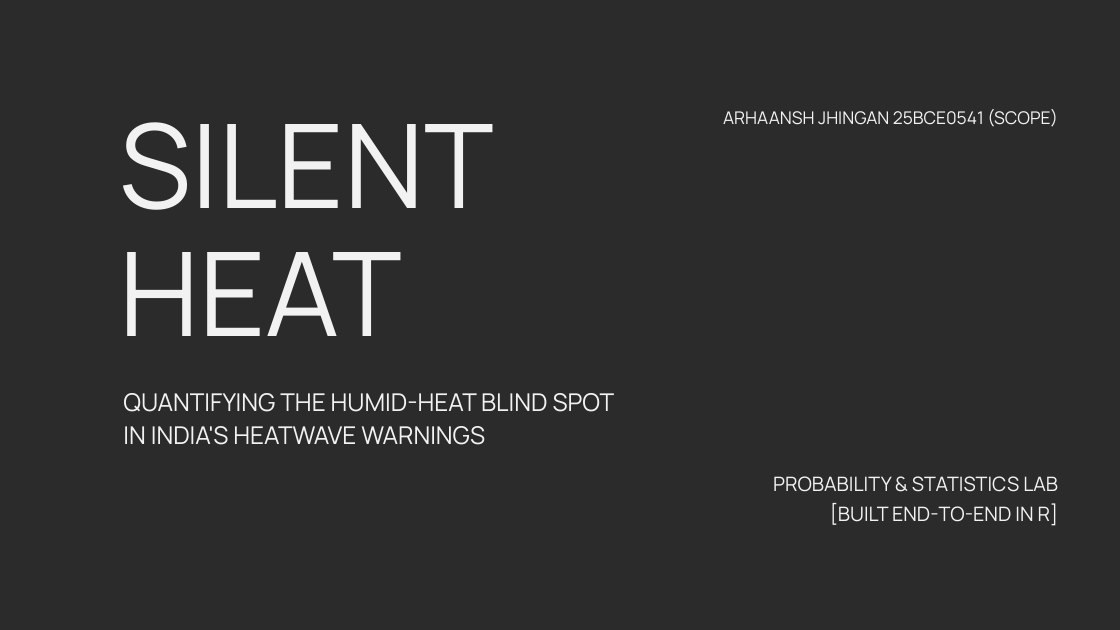
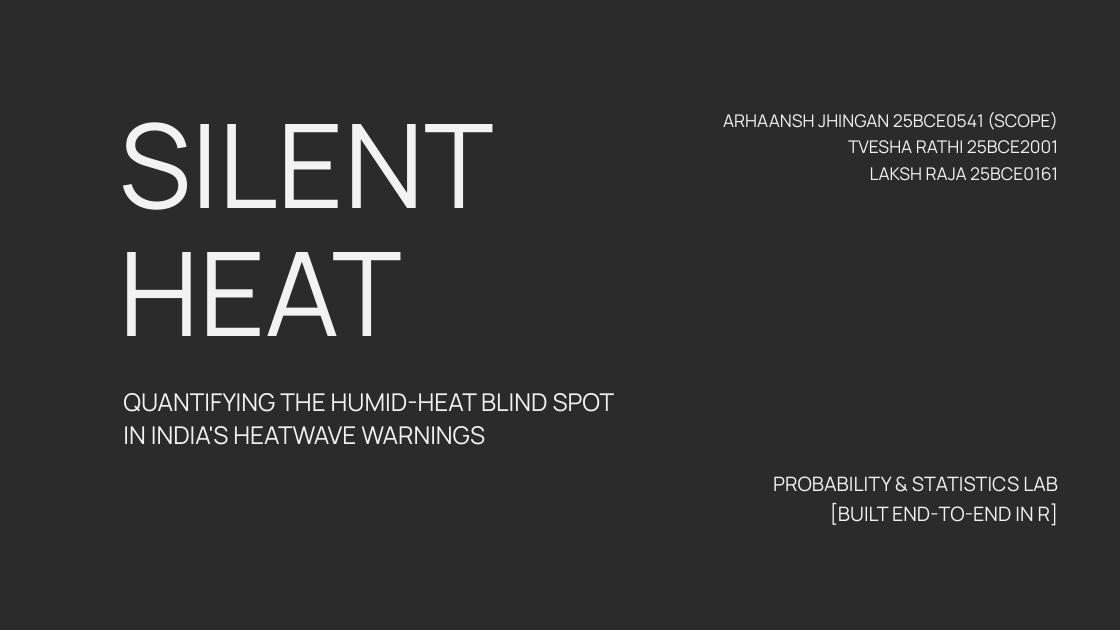
Before and after one commit to XArhaanshX/SilentHeat, a slide deck: slide 1 of presentation/SilentHeat.pptx. Drawn at 1120x630 pixels with LibreOffice and Linux fonts; fonts in the diff are those of the drawing; background and template pictures are left out; a plain dark background stands for a picture behind light text. Boxes give left, top, right and bottom in pixels: in the first picture for what was removed or moved away, otherwise in the second. Text is boxed around its words. In the diff, an @@ line names an element or a change of style, - is before the commit and + after.

Commit message:
Rebuild deck with team names

```diff
--- a/presentation/SilentHeat.pptx
+++ b/presentation/SilentHeat.pptx
@@ text at <box>723,112,1058,130</box>: line spacing 1.12 to 1.25 @@
@@ text at <box>848,140,1058,181</box>: paragraphs added @@
+TVESHA RATHI 25BCE2001
+LAKSH RAJA 25BCE0161
```
Also in this commit, not shown: 1 other file.
